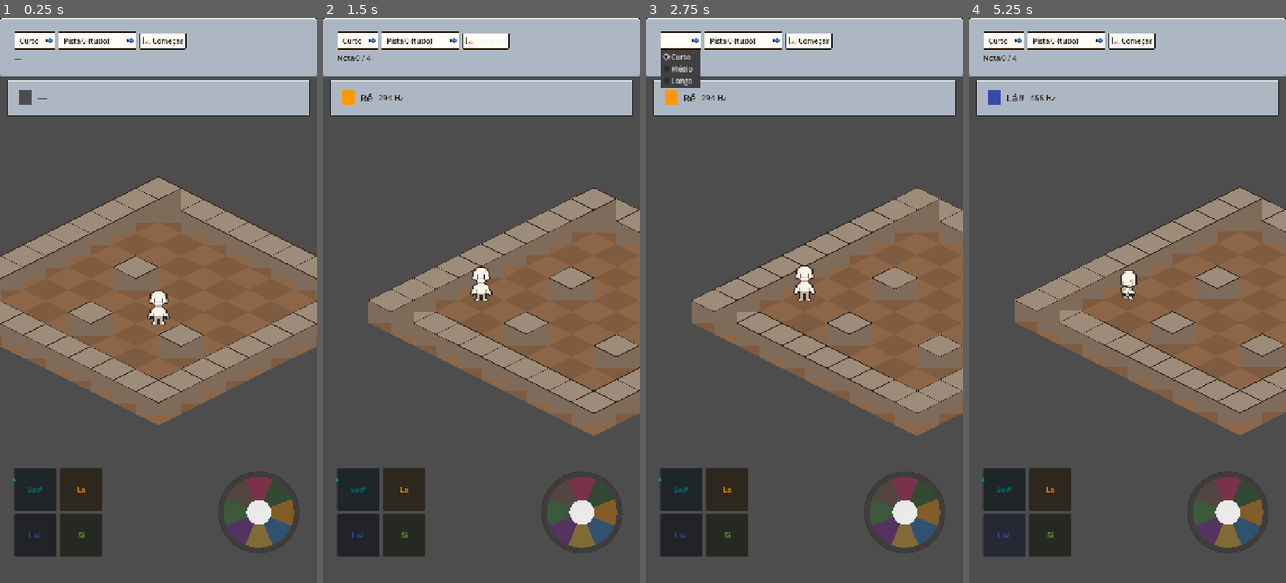
Above: before the commit, frames 1-4 (left to right).
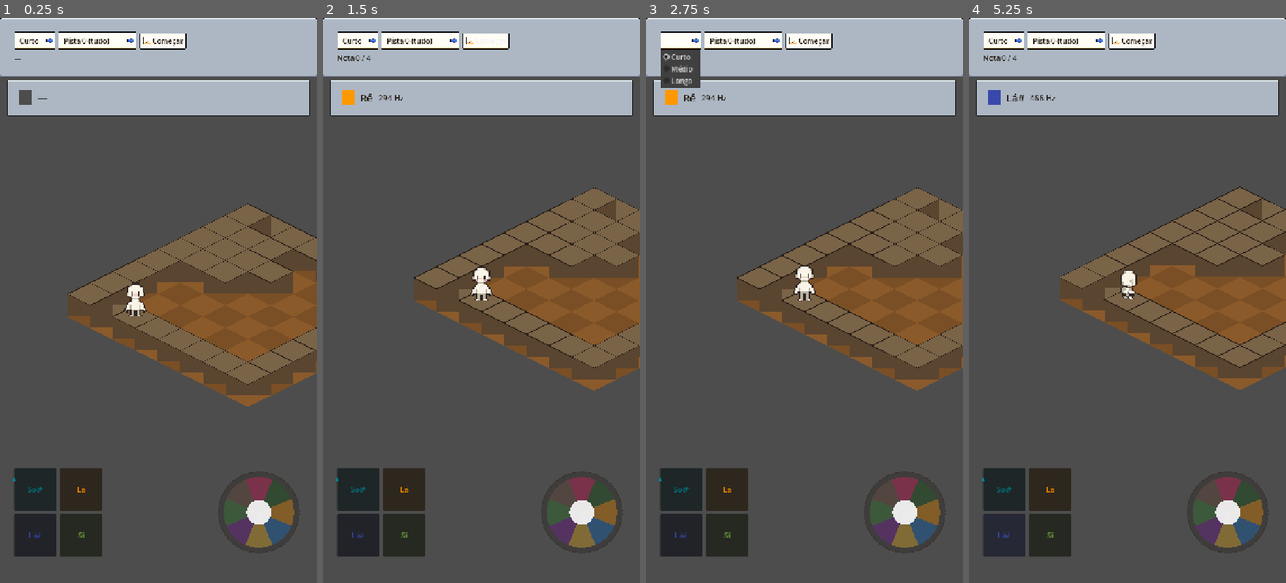
Above: after the commit, the same moments.

Repository: JDaniloC/BlindTuner
Game: Godot game, scene res://scenes/Playground.tscn
The game is run twice, just before and just after one commit, with the same random seed, the same clock (stepped at 60 frames per second) and the same inputs.
Inputs:
- Up to frame 1 (0.25 s): no input
- Up to frame 2 (1.5 s): click "Começar" at 0.5 s; click "Começar" at 1.25 s
- Up to frame 3 (2.75 s): click "Curto" at 2 s
- Up to frame 4 (5.25 s): click "Pista 0 (tudo)" at 2.75 s; click "Sol#" at 3.5 s; click "Lá" at 4.25 s; click "Lá#" at 5 s

The runs differ from the first frame. In frame 1, 27% of the frame differs, in the area x 0-100%, y 28-72%; in frame 2, 19%; in frame 3, 19%; in frame 4, 19%.

Commit message:
feat(godot): Playground._build_room parametrizado por map + theme
_build_room agora lê size/walls/start_grid do MapPreset do preset atual
e cores do SceneryTheme correspondente. Borda gerada via _border_walls.
Troca de preset com map_id diferente dispara _clear_room + rebuild;
mesmo map_id só repositiona character.

Goal marker tem stub (próximo commit). Notes dos presets ainda usam
paths antigos (commit posterior redesenha).

Co-Authored-By: Claude Opus 4.7 <noreply@anthropic.com>

Diff:
--- a/godot/scenes/Playground.tscn
+++ b/godot/scenes/Playground.tscn
@@ -14,6 +14,8 @@
 [node name="Floor" type="Node2D" parent="."]
 
 [node name="Walls" type="Node2D" parent="."]
+
+[node name="Goal" type="Node2D" parent="."]
 
 [node name="Conductor" type="Node" parent="."]
 script = ExtResource("90")
--- a/godot/scripts/Playground.gd
+++ b/godot/scripts/Playground.gd
@@ -1,7 +1,5 @@
 extends Node2D
 ## Cena raiz. Chão/paredes procedurais + loop de jogo (Conductor + GameHUD).
-
-const ROOM_SIZE := Vector2i(10, 10)
 
 @onready var _character: Node2D = $Character
 @onready var _joystick: Control = $UI/DirectionJoystick
@@ -13,15 +11,12 @@
 @onready var _conductor: Node = $Conductor
 @onready var _hud: Control = $UI/GameHUD
 @onready var _special_actions: Control = $UI/SpecialActionPanel
+@onready var _goal_node: Node2D = $Goal
+var _current_map_id: String = ""
 
 const TILE_WIDTH := 64
 const TILE_HEIGHT := 32
 const WALL_HEIGHT := 32
-const FLOOR_COLOR_A := Color(0.55, 0.40, 0.28, 1.0)
-const FLOOR_COLOR_B := Color(0.50, 0.36, 0.25, 1.0)
-const WALL_TOP_COLOR := Color(0.62, 0.55, 0.48, 1.0)
-const WALL_FRONT_COLOR := Color(0.50, 0.42, 0.35, 1.0)
-const WALL_OUTLINE := Color(0.20, 0.16, 0.12, 1.0)
 
 const SHAKE_INTENSITY := 8.0
 const SHAKE_DURATION := 0.25
@@ -36,10 +31,14 @@
 var _flash_tween: Tween
 
 func _ready() -> void:
+	# Sala inicial = primeiro mapa (quarto). Será re-buildada se o usuário
+	# selecionar outro preset com map_id diferente.
+	var first_map = MapPresets.ALL[0]
+	_current_map_id = first_map.id
 	_build_room()
-	_character.grid_position = Vector2i(5, 5)
+	_character.grid_position = first_map.start_grid
 	_character.blocked_tiles = _wall_tiles
-	_character.position = _character.grid_to_world(_character.grid_position)
+	_character.position = _character.grid_to_world(first_map.start_grid)
 	_character.blocked.connect(_on_character_blocked)
 	_character.armed_state_changed.connect(_special_actions.on_armed_state_changed)
 	_joystick.note_triggered.connect(_on_note_triggered)
@@ -67,7 +66,11 @@
 	var map = MapPresets.by_id(preset.map_id)
 	CueSettings.set_level(cue_level)
 	_hud.hide_stats()
+	if _current_map_id != map.id:
+		_current_map_id = map.id
+		_build_room()
 	_character.grid_position = map.start_grid
+	_character.blocked_tiles = _wall_tiles
 	_character.position = _character.grid_to_world(map.start_grid)
 	_conductor.load_preset(preset)
 	_conductor.start()
@@ -138,33 +141,47 @@
 	_hud.show_stats(stats)
 
 func _build_room() -> void:
-	for x in range(ROOM_SIZE.x):
-		for y in range(ROOM_SIZE.y):
-			_spawn_floor_tile(Vector2i(x, y))
-	var walls: Array[Vector2i] = []
-	for x in range(ROOM_SIZE.x):
-		walls.append(Vector2i(x, 0))
-		walls.append(Vector2i(x, ROOM_SIZE.y - 1))
-	for y in range(ROOM_SIZE.y):
-		walls.append(Vector2i(0, y))
-		walls.append(Vector2i(ROOM_SIZE.x - 1, y))
-	walls.append(Vector2i(3, 4))
-	walls.append(Vector2i(7, 6))
-	walls.append(Vector2i(4, 7))
-	for tile in walls:
+	_clear_room()
+	var map = MapPresets.by_id(_current_map_id)
+	var theme = SceneryThemes.by_id(map.theme_id)
+	for x in range(map.size.x):
+		for y in range(map.size.y):
+			_spawn_floor_tile(Vector2i(x, y), theme)
+	var all_walls: Array[Vector2i] = _border_walls(map.size)
+	# Manual append em vez de `+` concat porque GDScript 4 perde Array[Vector2i] no concat.
+	for w in map.walls:
+		all_walls.append(w)
+	for tile in all_walls:
 		_wall_tiles[tile] = true
-		_spawn_wall_visual(tile)
-
-func _spawn_floor_tile(tile: Vector2i) -> void:
+		_spawn_wall_visual(tile, theme)
+	_spawn_goal_marker(map.goal_grid, theme)
+
+func _clear_room() -> void:
+	for n in [_floor_node, _walls_node, _goal_node]:
+		for c in n.get_children():
+			c.queue_free()
+	_wall_tiles.clear()
+
+func _border_walls(s: Vector2i) -> Array[Vector2i]:
+	var arr: Array[Vector2i] = []
+	for x in range(s.x):
+		arr.append(Vector2i(x, 0))
+		arr.append(Vector2i(x, s.y - 1))
+	for y in range(s.y):
+		arr.append(Vector2i(0, y))
+		arr.append(Vector2i(s.x - 1, y))
+	return arr
+
+func _spawn_floor_tile(tile: Vector2i, theme) -> void:
 	var center: Vector2 = _character.grid_to_world(tile)
 	var poly := Polygon2D.new()
 	poly.polygon = _diamond_polygon(TILE_WIDTH, TILE_HEIGHT)
 	var checker := (tile.x + tile.y) % 2 == 0
-	poly.color = FLOOR_COLOR_A if checker else FLOOR_COLOR_B
+	poly.color = theme.floor_a if checker else theme.floor_b
 	poly.position = center
 	_floor_node.add_child(poly)
 
-func _spawn_wall_visual(tile: Vector2i) -> void:
+func _spawn_wall_visual(tile: Vector2i, theme) -> void:
 	var center: Vector2 = _character.grid_to_world(tile)
 	var node := Node2D.new()
 	node.position = center
@@ -176,11 +193,11 @@
 		Vector2( hw, -WALL_HEIGHT),
 		Vector2(-hw, -WALL_HEIGHT),
 	])
-	front.color = WALL_FRONT_COLOR
+	front.color = theme.wall_front
 	node.add_child(front)
 	var top := Polygon2D.new()
 	top.polygon = _diamond_polygon(TILE_WIDTH, TILE_HEIGHT)
-	top.color = WALL_TOP_COLOR
+	top.color = theme.wall_top
 	top.position = Vector2(0, -WALL_HEIGHT)
 	node.add_child(top)
 	var outline := Line2D.new()
@@ -191,10 +208,13 @@
 	pts_closed.append(pts[0])
 	outline.points = PackedVector2Array(pts_closed)
 	outline.width = 1.0
-	outline.default_color = WALL_OUTLINE
+	outline.default_color = theme.wall_outline
 	outline.position = Vector2(0, -WALL_HEIGHT)
 	node.add_child(outline)
 	_walls_node.add_child(node)
+
+func _spawn_goal_marker(_tile: Vector2i, _theme) -> void:
+	pass  # implementado no commit seguinte (Task 4)
 
 func _diamond_polygon(w: int, h: int) -> PackedVector2Array:
 	var hw := w * 0.5
